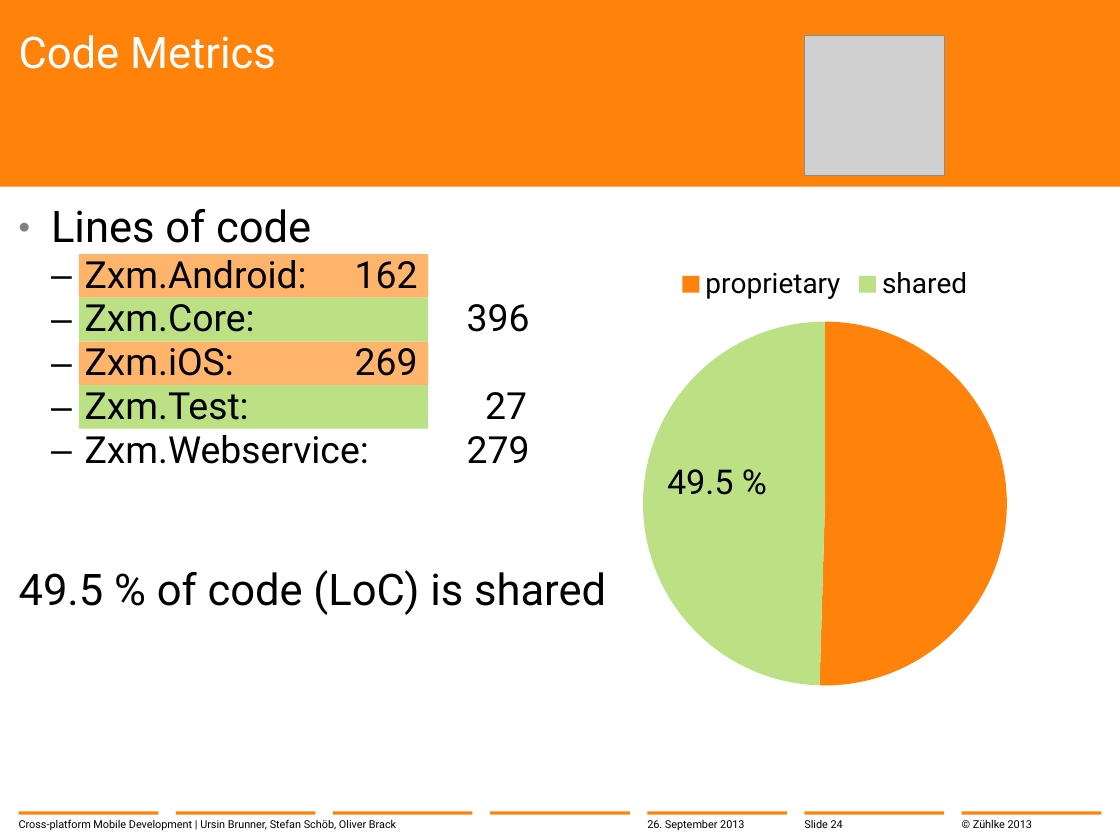
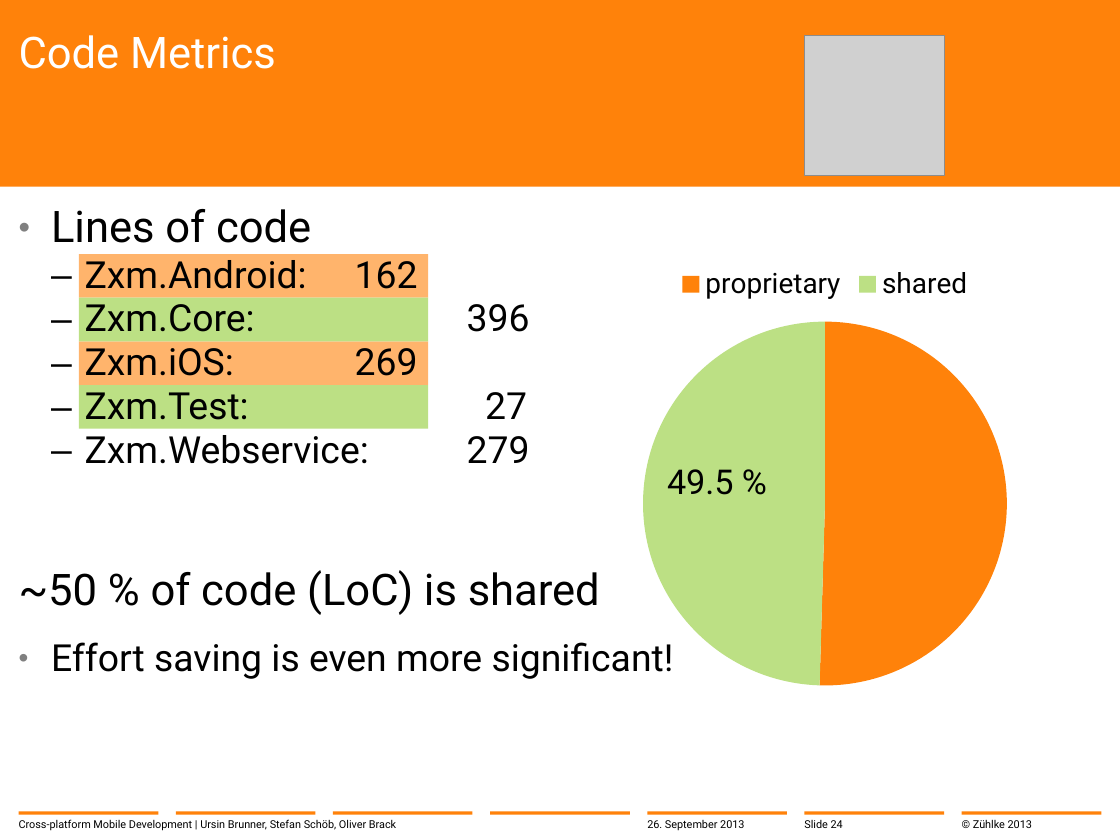
Before and after one commit to brunnurs/zxm, a slide deck: slide 24 of docs/13-09-26 Cross-platform mobile development with C#.pptx. Drawn at 1120x840 pixels with LibreOffice and Linux fonts; fonts in the diff are those of the drawing; grey boxes stand for pictures; background and template pictures are left out. Boxes give left, top, right and bottom in pixels: in the first picture for what was removed or moved away, otherwise in the second. Text is boxed around its words. In the diff, an @@ line names an element or a change of style, - is before the commit and + after.

Commit message:
Slides updated

```diff
--- a/docs/13-09-26 Cross-platform mobile development with C#.pptx
+++ b/docs/13-09-26 Cross-platform mobile development with C#.pptx
@@ text at (19,570,674,679): text changed; size 28 to 24 pt @@
-49.5 % of code (LoC) is shared
+~50 % of code (LoC) is shared
+  • Effort saving is even more significant!
```
